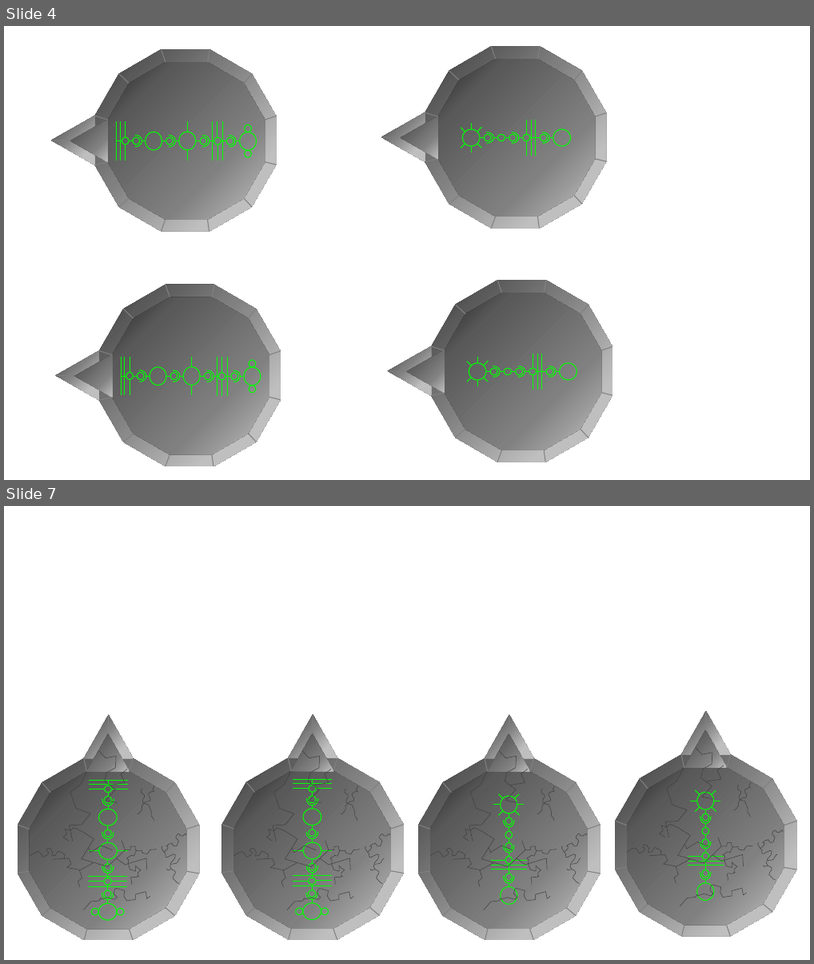
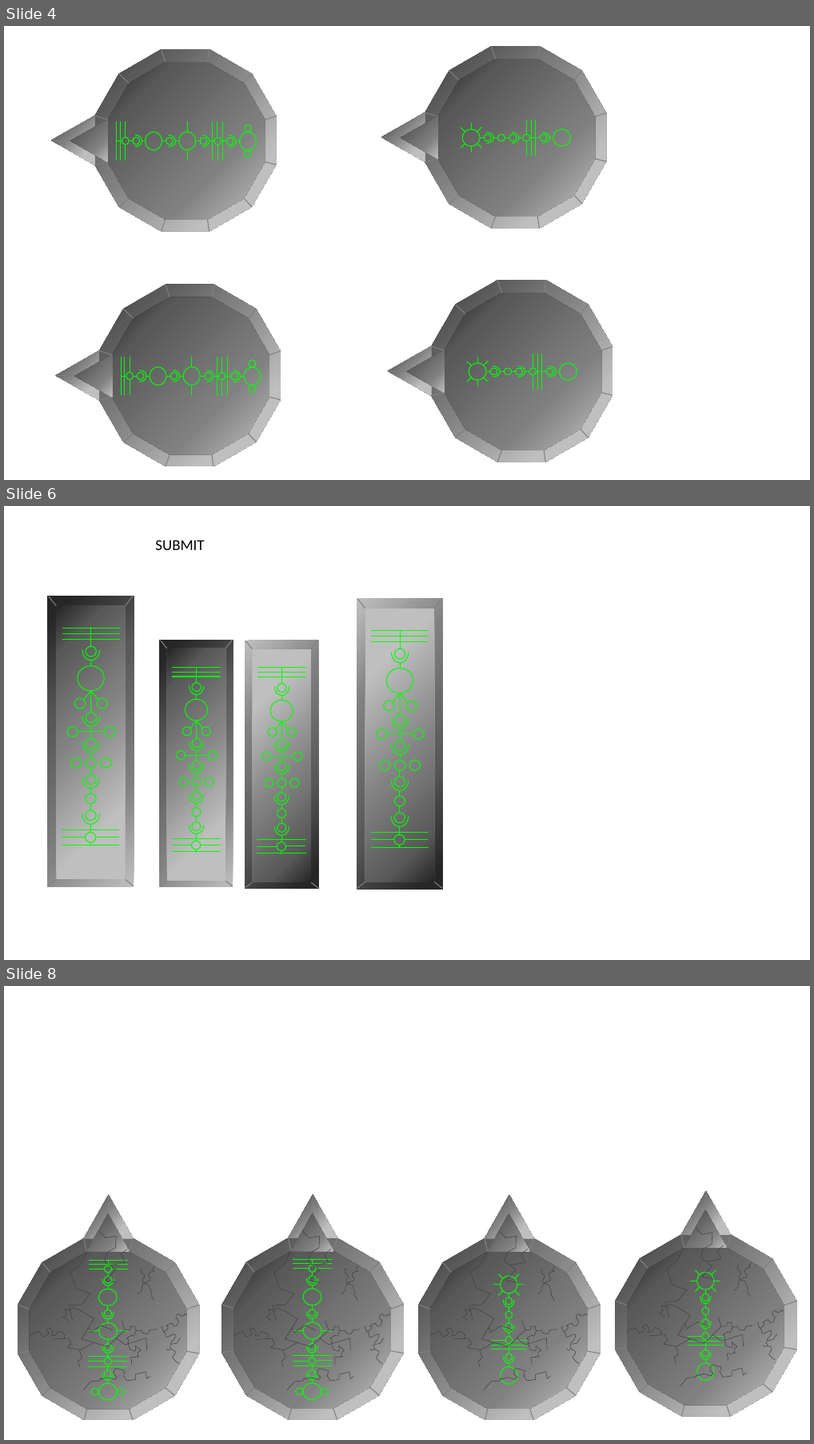
Before and after one commit to zaphodbeblebrox/DnD_Puzzle, a slide deck: Notes/Icons.pptx. Shown one above the other, each under a label of ours: slides 4 and 7 before the commit, slides 4, 6 and 8 after it; the slides between them are not shown. The pictures are 814x964 and 814x1444 pixels, drawn with LibreOffice and Linux fonts; fonts in the diff are those of the drawing. Boxes give left, top, right and bottom in pixels: in the first picture for what was removed or moved away, otherwise in the second. Text is boxed around its words. In the diff, an @@ line names an element or a change of style, - is before the commit and + after.

```diff
--- a/Notes/Icons.pptx
+++ b/Notes/Icons.pptx
@@ slide 6 added at [4, 506, 810, 960], background #FFFFFF @@
@@ text added at [155, 540, 204, 550], 18 pt, text #000000 @@
+SUBMIT
@@ group added at [47, 596, 134, 887]: 27 lines, 15 ellipses, 5 left brackets, 2 rectangles @@
@@ group added at [160, 640, 233, 887]: 27 lines, 15 ellipses, 5 left brackets, 2 rectangles @@
@@ group added at [245, 640, 318, 888]: 27 lines, 15 ellipses, 5 left brackets, 2 rectangles @@
@@ group added at [357, 598, 443, 889]: 27 lines, 15 ellipses, 5 left brackets, 2 rectangles @@
@@ what was slide 7 is now slide 8 @@
```
Also in this commit, not shown: 2 slides changed, 7 other files.
